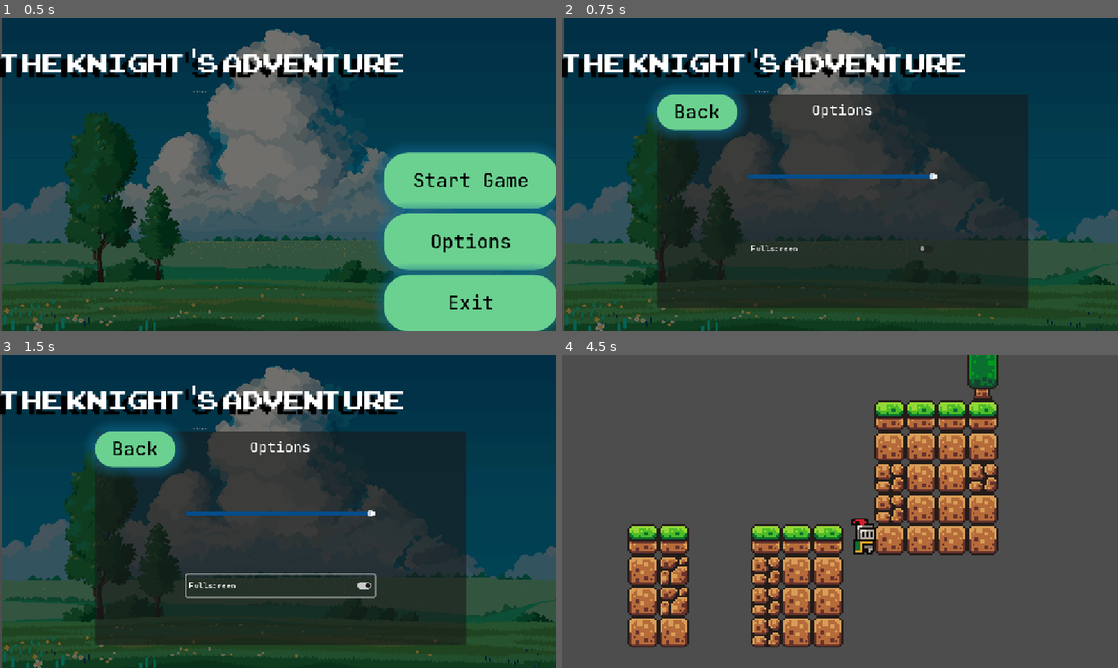
Above: before the commit, frames 1-4 (two rows, left to right).
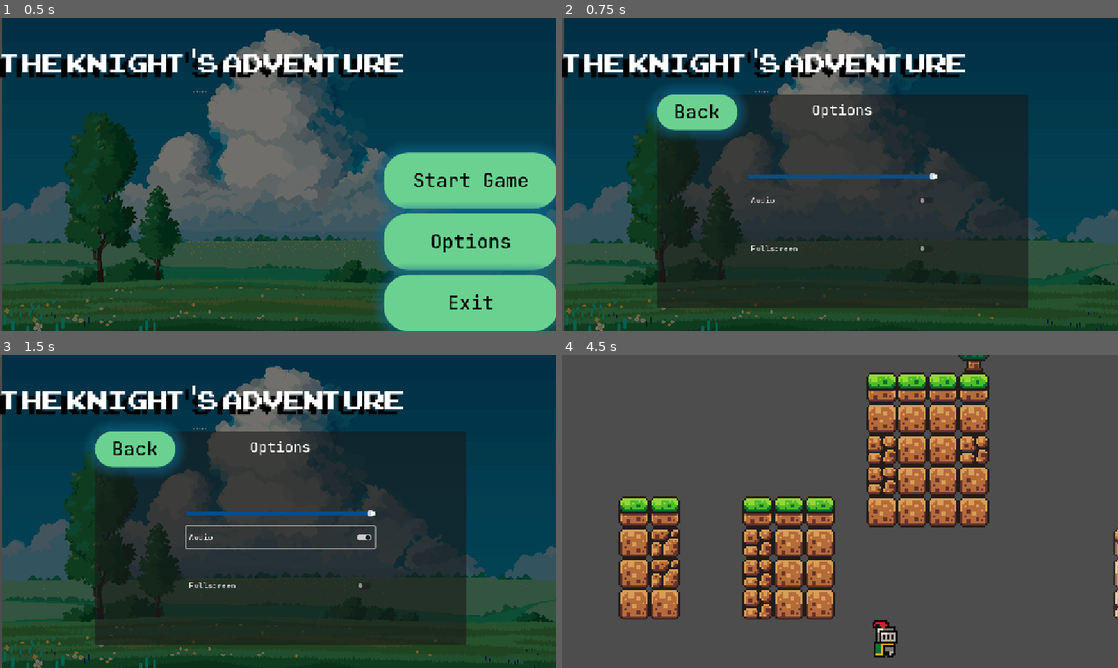
Above: after the commit, the same moments.

Repository: TedAn-H0nzrA/Knight_Adventure
Game: Godot game, scene res://Scenes/Core/main_menu.tscn
Two runs of this game, one before a commit and one after it. Both use one fixed random seed, a clock stepped at 60 frames per second and the inputs below.
Inputs:
- Up to frame 1 (0.5 s): no input
- Up to frame 2 (0.75 s): click "Options" at 0.5 s
- Up to frame 3 (1.5 s): click "Fullscreen" (after the commit: "Audio") at 1.25 s
- Up to frame 4 (4.5 s): click "Back" at 2 s; click "Start Game" at 2.75 s; tap Enter (ui_accept) at 3.5, 3.6, 3.77, 4.07, 4.35 s; hold Right (ui_right) from 3.53 s (still down)

Frame 1 is identical in both runs. In frame 2, less than 0.1% of the frame differs, in the area x 34-66%, y 56-60%; in frame 3, 0.8%; in frame 4, 25%, in the area x 10-100%, y 0-97%.

Commit message:
Add Play/Pause music background

Diff:
--- a/Scenes/Core/main_menu.tscn
+++ b/Scenes/Core/main_menu.tscn
@@ -7,6 +7,7 @@
 [ext_resource type="Script" uid="uid://cs5y2u20l5nl4" path="res://Scripts/audio_control.gd" id="5_fx57y"]
 [ext_resource type="AudioStream" uid="uid://c0bapclxt3vli" path="res://Assets/Music/Background_music.mp3" id="5_okl83"]
 [ext_resource type="Script" uid="uid://dm5oygmoj6ymn" path="res://Scripts/fullscreen_control.gd" id="6_8jix7"]
+[ext_resource type="Script" uid="uid://b64m6m5yphd3y" path="res://Scripts/audio_on_off.gd" id="7_wmf64"]
 
 [sub_resource type="StyleBoxTexture" id="StyleBoxTexture_1ehe0"]
 texture = ExtResource("2_8jix7")
@@ -142,7 +143,6 @@
 vertical_alignment = 1
 
 [node name="Options" type="Panel" parent="."]
-visible = false
 layout_mode = 1
 anchors_preset = 8
 anchor_left = 0.5
@@ -225,6 +225,24 @@
 "
 script = ExtResource("6_8jix7")
 
+[node name="Audio_on_off" type="CheckButton" parent="Options"]
+layout_mode = 1
+anchors_preset = 7
+anchor_left = 0.5
+anchor_top = 1.0
+anchor_right = 0.5
+anchor_bottom = 1.0
+offset_left = -195.5
+offset_top = -246.0
+offset_right = 195.5
+offset_bottom = -200.0
+grow_horizontal = 2
+grow_vertical = 0
+theme_override_fonts/font = ExtResource("3_fx57y")
+text = "Audio
+"
+script = ExtResource("7_wmf64")
+
 [node name="AudioStreamPlayer" type="AudioStreamPlayer" parent="."]
 stream = ExtResource("5_okl83")
 bus = &"Music"
@@ -235,3 +253,4 @@
 [connection signal="pressed" from="Options/Back" to="." method="_on_back_pressed"]
 [connection signal="value_changed" from="Options/Audio_control" to="Options/Audio_control" method="_on_value_changed"]
 [connection signal="toggled" from="Options/Fullscreen_control" to="Options/Fullscreen_control" method="_on_toggled"]
+[connection signal="toggled" from="Options/Audio_on_off" to="Options/Audio_on_off" method="_on_toggled"]
--- /dev/null
+++ b/Scripts/audio_on_off.gd
@@ -0,0 +1,16 @@
+extends CheckButton
+
+@onready var audio_on_off: CheckButton = $'.'
+@onready var background_stream_player: AudioStreamPlayer = $'../../AudioStreamPlayer'
+
+func _ready() -> void:
+	if audio_on_off.button_pressed:
+		background_stream_player.play()
+
+func _on_toggled(toggled_on:bool) -> void:
+	if toggled_on:
+		if not background_stream_player.playing:
+			background_stream_player.play()
+
+	else:
+		background_stream_player.stream_paused = true
--- a/Scripts/player.gd
+++ b/Scripts/player.gd
@@ -3,16 +3,23 @@
 
 const SPEED = 130.0
 const JUMP_VELOCITY = -300.0
-
+const MAX_JUMP = 2
+var nb_jump = 0
 
 func _physics_process(delta: float) -> void:
 	# Add the gravity.
 	if not is_on_floor():
 		velocity += get_gravity() * delta
 
-	# Handle jump.
-	if Input.is_action_just_pressed("ui_accept") and is_on_floor():
-		velocity.y = JUMP_VELOCITY
+	# Handle jump with double jump
+	if Input.is_action_just_pressed("ui_accept"):
+		if nb_jump < MAX_JUMP:
+			velocity.y = JUMP_VELOCITY
+			nb_jump += 1
+			print(nb_jump)
+		else:
+			if is_on_floor():
+				nb_jump = 0
 
 	# Get the input direction and handle the movement/deceleration.
 	# As good practice, you should replace UI actions with custom gameplay actions.
Not shown: 1 places in Scenes/Core/main_menu.tscn that only renumber resources
Not shown, added: Scripts/audio_on_off.gd.uid
